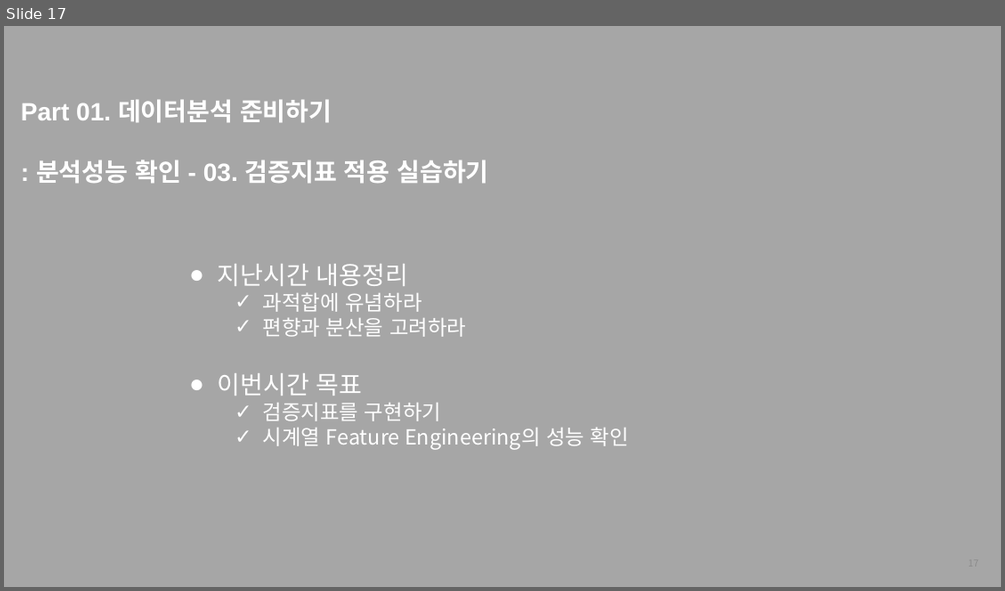
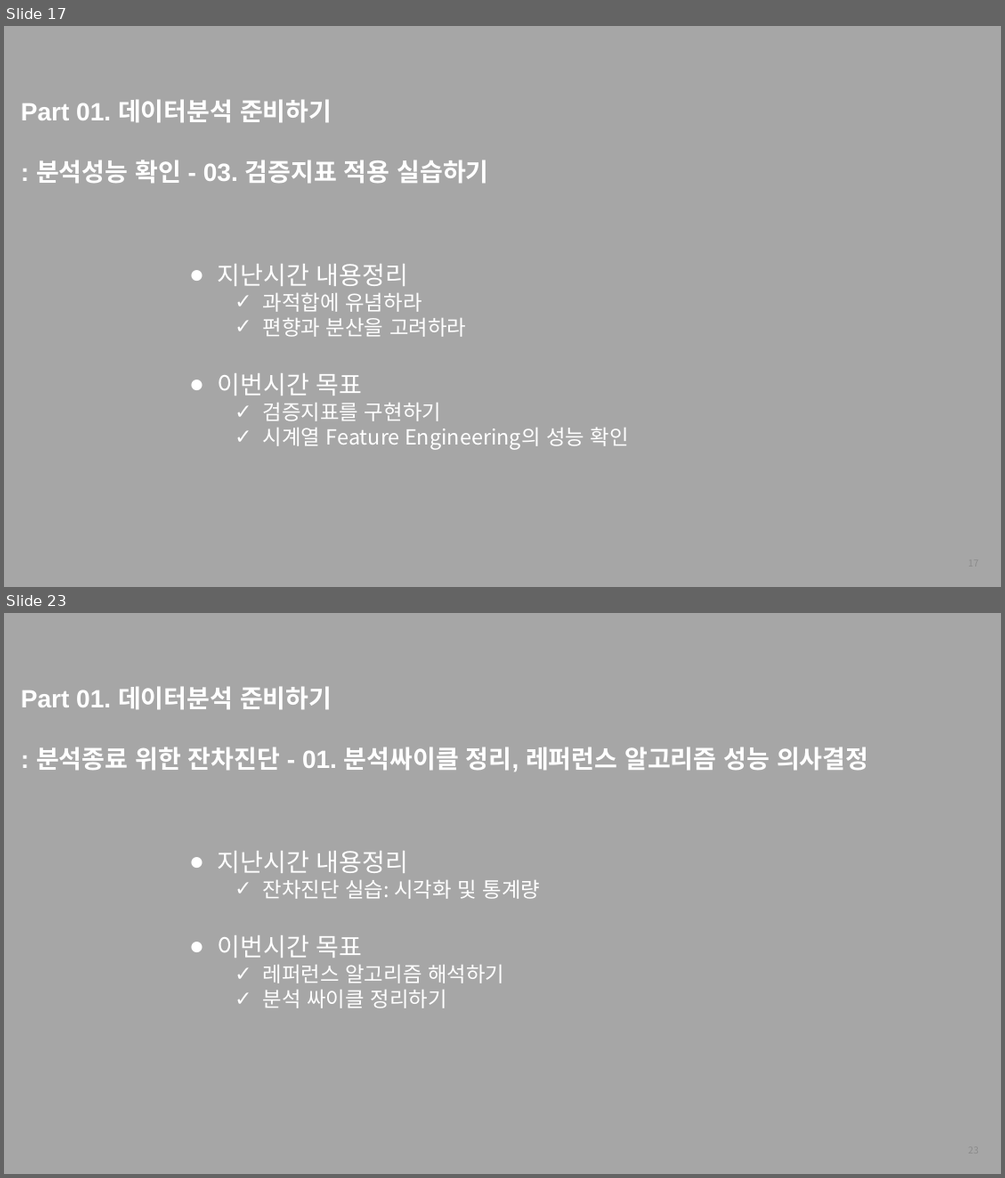
Before and after one commit to thekimk/All-About-Time-Series-Analysis, a slide deck: [FastCampus] 커리큘럼_김경원박사.pptx. Shown one above the other, each under a label of ours: slide 17 before the commit, slides 17 and 23 after it; the slides between them are not shown. The pictures are 1005x591 and 1005x1178 pixels, drawn with LibreOffice and Linux fonts; fonts in the diff are those of the drawing; background and template pictures are left out. Boxes give left, top, right and bottom in pixels: in the first picture for what was removed or moved away, otherwise in the second. Text is boxed around its words. In the diff, an @@ line names an element or a change of style, - is before the commit and + after.

```diff
--- a/[FastCampus] 커리큘럼_김경원박사.pptx
+++ b/[FastCampus] 커리큘럼_김경원박사.pptx
@@ slide 23 added at (4,613,1001,1174), background #A6A6A6 @@
@@ text added at (21,686,868,771), 24 pt, text #FFFFFF, bold @@
+Part 01. 데이터분석 준비하기
+: 분석종료 위한 잔차진단 - 01. 분석싸이클 정리, 레퍼런스 알고리즘 성능 의사결정
@@ text added at (218,851,541,1008), 20 pt, text #FFFFFF @@
+● 지난시간 내용정리
+  ✓ 잔차진단 실습: 시각화 및 통계량
+● 이번시간 목표
+  ✓ 레퍼런스 알고리즘 해석하기
+  ✓ 분석 싸이클 정리하기
@@ page number added at (755,1135,987,1166), 9 pt, text #8C8C8C @@
+23
```
Also in this commit, not shown: 1 slide changed, 59 other slides added, 52 other files.
